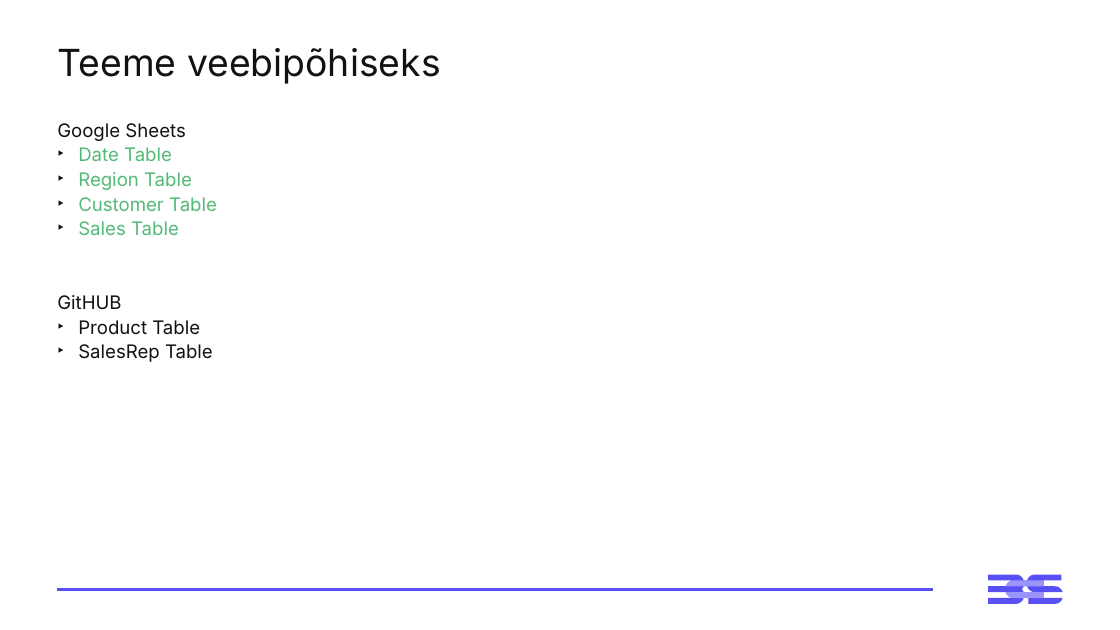
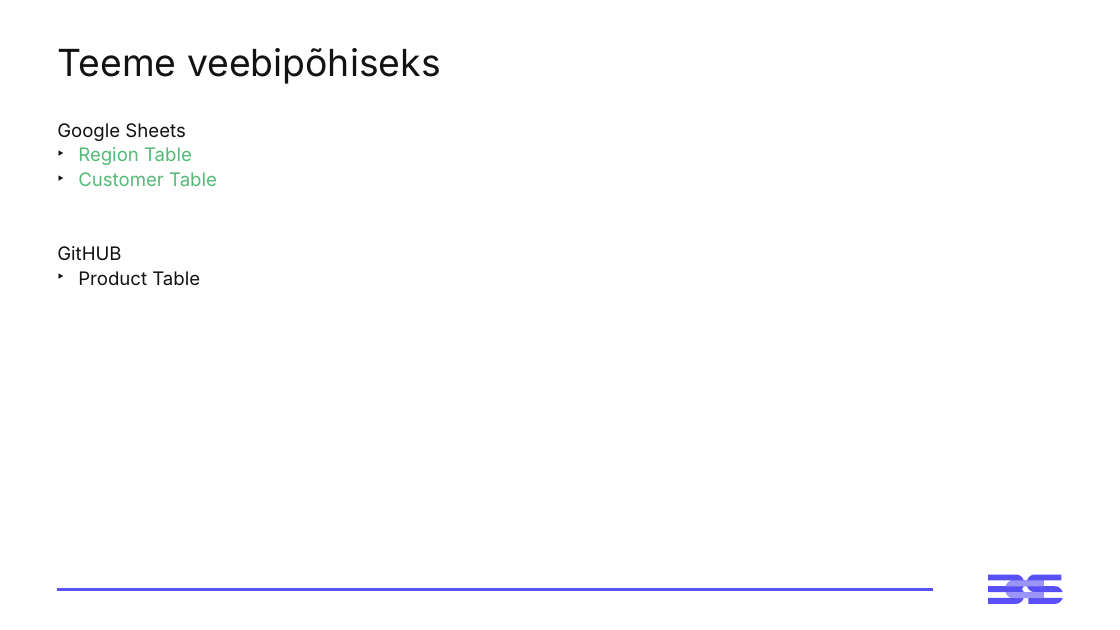
Before and after one commit to emilieabel/andmetarkus, a slide deck: slide 8 of Materjalid/Day3 M Visuaalid Andmelugu/3-paev-andmetarkus-esitlus.pptx (slide 6 before the commit). Drawn at 1120x630 pixels with LibreOffice and Linux fonts; fonts in the diff are those of the drawing. Boxes give left, top, right and bottom in pixels: in the first picture for what was removed or moved away, otherwise in the second. Text is boxed around its words. In the diff, an @@ line names an element or a change of style, - is before the commit and + after.

```diff
--- a/Materjalid/Day3 M Visuaalid Andmelugu/3-paev-andmetarkus-esitlus.pptx
+++ b/Materjalid/Day3 M Visuaalid Andmelugu/3-paev-andmetarkus-esitlus.pptx
@@ text at (78, 147, 172, 161): paragraph removed @@
-‣ Date Table
@@ text at (78, 221, 179, 235): paragraph removed @@
-‣ Sales Table
@@ text at (78, 344, 213, 362): paragraph removed @@
-‣ SalesRep Table
```
Also in this commit, not shown: 7 other slides changed, 4 slides added, 5 other files.
